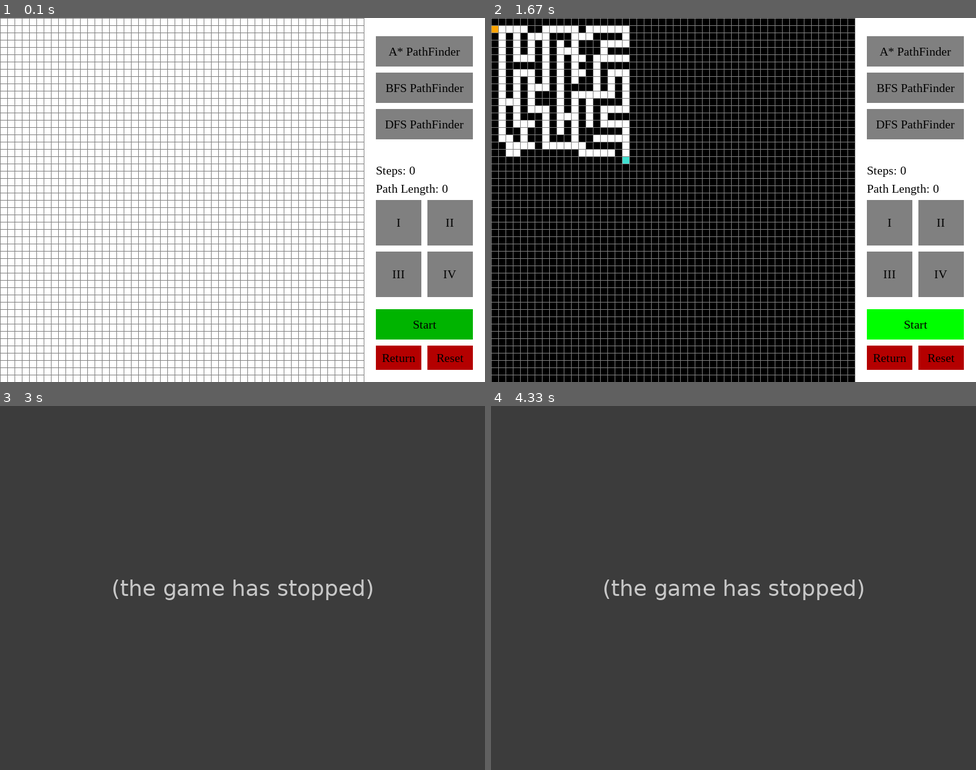
Above: before the commit, frames 1-4 (two rows, left to right).
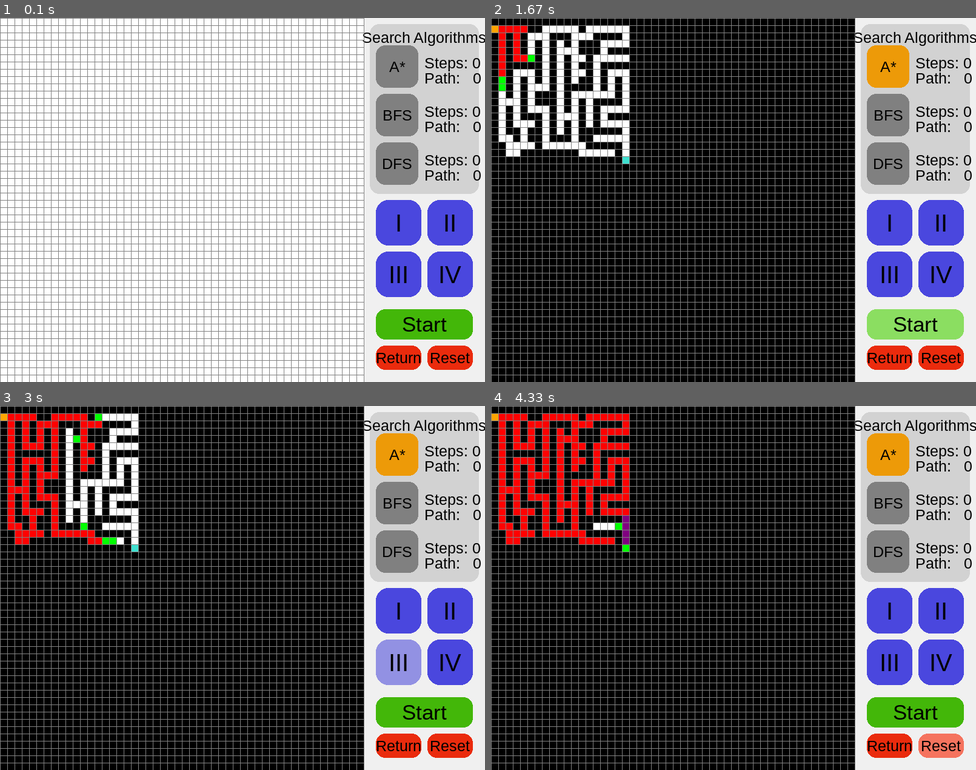
Above: after the commit, the same moments.

Repository: FelixBoegge/PathFinder_pygame
Game: pygame game, started from pathfinder.py
Two runs of this game, one before a commit and one after it. Both use one fixed random seed, a clock stepped at 60 frames per second and the inputs below.
Inputs (mouse positions are in pixels of both pictures, inside the frame that each line leads up to):
- Up to frame 1 (0.1 s): no input
- Up to frame 2 (1.67 s): click "Reset" at 0.38 s; click (888, 65) at 0.72 s, where only the run after the commit has a clickable "A*"; click "I" at 1.05 s; click "Start" at 1.38 s
- Up to frame 3 (3 s): click (397, 504) at 1.72 s, where only the run after the commit has a clickable "BFS"; click "II" at 2.05 s; click (368, 646) at 2.38 s; click (412, 682) at 2.72 s
- Up to frame 4 (4.33 s): click (883, 580) at 3.05 s; click "BFS" at 3.38 s; click "DFS" at 3.72 s; click "Reset" at 4.05 s

The runs differ from the first frame. In frame 1, 17% of the frame differs, in the area x 74-100%, y 1-97%; in frame 2, 18%; in frame 3, 100%, in the area x 0-100%, y 0-100%; in frame 4, 100%.
Error before the commit: UnboundLocalError: cannot access local variable 'start' where it is not associated with a va...; the game stopped at 2.05 s (later frames are placeholders)

Commit message:
make everything more beautiful steps and path for every algorithm individually played with different colors

Diff:
--- a/button.py
+++ b/button.py
@@ -2,11 +2,11 @@
 from pygame.locals import *
 
 pygame.init()
-button_font = pygame.font.SysFont('Constantia', 20)
+
 BLACK = (0, 0, 0)
 
 class Button:
-    def __init__(self, x, y, width, height, color, color_hover, color_selected, label, selected = False):
+    def __init__(self, x, y, width, height, color, color_hover, color_selected, label, font_size, radius, selected = False):
         self.x = x
         self.y = y
         self.width = width
@@ -15,6 +15,8 @@
         self.color_hover = color_hover
         self.color_selected = color_selected
         self.label = label
+        self.font_size = font_size
+        self.radius = radius
         self.selected = selected
 
 
@@ -23,12 +25,13 @@
         button_space = Rect(self.x, self.y, self.width, self.height)
 
         if button_space.collidepoint(pos) and not self.selected:
-            pygame.draw.rect(win, self.color_hover, button_space)
+            pygame.draw.rect(win, self.color_hover, button_space, border_radius=self.radius)
         else:
-            pygame.draw.rect(win, self.color, button_space)
+            pygame.draw.rect(win, self.color, button_space, border_radius=self.radius)
         if self.selected:
-            pygame.draw.rect(win, self.color_selected, button_space)
+            pygame.draw.rect(win, self.color_selected, button_space, border_radius=self.radius)
 
+        button_font = pygame.font.SysFont('Sans Serif', self.font_size)
         text = button_font.render(self.label, True, BLACK)
         text_length = text.get_width()
         text_height = text.get_height()
--- a/mazes.py
+++ b/mazes.py
@@ -56,7 +56,7 @@
 maze2 = [
     ["#", "#", "#", "#", "#", "#", "#", "#", "#", "#", "#", "#", "#", "#", "#", "#", "#", "#", "#", "#", "#", "#", "#", "#", "#", "#", "#", "#", "#", "#", "#", "#", "#", "#", "#", "#", "#", "#", "#", "#", "#", "#", "#", "#", "#", "#", "#", "#", "#", "#"],
     [" ", " ", "#", "#", "#", "#", "#", "#", "#", "#", "#", "#", "#", "#", "#", "#", "#", "#", "#", "#", "#", "#", "#", "#", "#", "#", "#", "#", "#", "#", "#", "#", "#", "#", "#", "#", "#", "#", "#", "#", "#", "#", "#", "#", "#", "#", "#", "#", "#", "#"],
-    ["#", "#", "#", "#", "#", "#", "#", "#", "#", "#", "#", "#", "#", "#", "#", "#", "#", "#", "#", "#", "#", "#", "#", "#", "#", "#", "#", "#", "#", "#", "#", "#", "#", "#", "#", "#", "#", "#", "#", "#", "#", "#", "#", "#", "#", "#", "#", "#", "#", "#"],
+    ["O", "X", "#", "#", "#", "#", "#", "#", "#", "#", "#", "#", "#", "#", "#", "#", "#", "#", "#", "#", "#", "#", "#", "#", "#", "#", "#", "#", "#", "#", "#", "#", "#", "#", "#", "#", "#", "#", "#", "#", "#", "#", "#", "#", "#", "#", "#", "#", "#", "#"],
     ["#", "#", "#", "#", "#", "#", "#", "#", "#", "#", "#", "#", "#", "#", "#", "#", "#", "#", "#", "#", "#", "#", "#", "#", "#", "#", "#", "#", "#", "#", "#", "#", "#", "#", "#", "#", "#", "#", "#", "#", "#", "#", "#", "#", "#", "#", "#", "#", "#", "#"],
     ["#", "#", "#", "#", "#", "#", "#", "#", "#", "#", "#", "#", "#", "#", "#", "#", "#", "#", "#", "#", "#", "#", "#", "#", "#", "#", "#", "#", "#", "#", "#", "#", "#", "#", "#", "#", "#", "#", "#", "#", "#", "#", "#", "#", "#", "#", "#", "#", "#", "#"],
     ["#", "#", "#", "#", "#", "#", "#", "#", "#", "#", "#", "#", "#", "#", "#", "#", "#", "#", "#", "#", "#", "#", "#", "#", "#", "#", "#", "#", "#", "#", "#", "#", "#", "#", "#", "#", "#", "#", "#", "#", "#", "#", "#", "#", "#", "#", "#", "#", "#", "#"],
--- a/pathfinder.py
+++ b/pathfinder.py
@@ -7,26 +7,32 @@
 
 pygame.init()
 
-
-WHITE = (255, 255, 255)
-BLACK = (0, 0, 0)
-
-GREY = (128, 128, 128)
-LIGHTGREY = (150, 150, 150)
-ORANGE = (255, 165, 0)
-
-RED = (255, 0, 0)
-DARKRED = (180, 0, 0)
-
-GREEN = (0, 255, 0)
-DARKGREEN = (0, 180, 0)
-
-SIZE = 600
-RIGHT_SPACE = 200
+WHITE = (255, 255, 255)             # background maze
+GREY = (130, 130, 130)              # grid
+GREY_SIDEBAR = (240, 240, 240)      # background sidebar
+GREY_ALGORITHM_BOX = (210, 210, 210)# background algorithm box
+BLACK = (0, 0, 0)                   # font color
+
+GREY_BUTTON = (128, 128, 128)       # algorithm button regular
+LIGHTGREY_BUTTON = (150, 150, 150)  # algorithm button hover
+ORANGE_SELECTED = (237, 154, 8)     # algorithm button selected
+
+BLUE = (74, 71, 222)                # default maze button regular
+BLUE_HOVER = (146, 145, 227)        # default maze button hover
+BLUE_SELECTED = (21, 17, 223)       # default maze button selected
+
+RED = (234, 43, 13)                 # return/ reset button regular
+RED_HOVER = (245,115, 94)           # return/ reset button hover
+
+GREEN = (67, 183, 9)            # start button regular
+GREEN_HOVER = (139, 222, 97)    # start button hover
+
+SIZE = 600                      # width and height of maze
+RIGHT_SPACE = 200               # width of sidebar
+
 WIN = pygame.display.set_mode((SIZE + RIGHT_SPACE, SIZE))
 pygame.display.set_caption('PathFinder')
 
-record_font = pygame.font.SysFont('Constantia', 20)
 
 def h(p1, p2):
     x1, y1 = p1
@@ -227,18 +233,29 @@
             pygame.draw.line(win, GREY, (j * gap, 0), (j * gap, size))
 
 
-def draw(win, grid, rows, size, buttons, steps, path_length):
+def draw(win, grid, rows, size, buttons, steps_astar, path_length_astar, steps_bfs, path_length_bfs, steps_dfs, path_length_dfs):
     win.fill(WHITE)
+    win.fill(GREY_SIDEBAR, (600, 0, 200, 600))
+    pygame.draw.rect(win, GREY_ALGORITHM_BOX, (610, 10, 180, 280), border_radius=15)
 
     for row in grid:
         for spot in row:
             spot.draw(win)
 
+    algorithm_header_font = pygame.font.SysFont('Sans Serif', 25)
+    algorithm_header = algorithm_header_font.render('Search Algorithms', True, BLACK)
+    win.blit(algorithm_header, ((SIZE + (RIGHT_SPACE/2))-(algorithm_header.get_width()/2), 18))
+
     for button in buttons:
         buttons[button].draw_button(win)
 
-    win.blit(record_font.render(f'Steps: {steps}', True, BLACK), (620, 240))
-    win.blit(record_font.render(f'Path Length: {path_length}', True, BLACK), (620, 270))
+    record_font = pygame.font.SysFont('Sans Serif', 25)
+    win.blit(record_font.render(f'Steps: {steps_astar}', True, BLACK), (700, 60))
+    win.blit(record_font.render(f'Path:   {path_length_astar}', True, BLACK), (700, 85))
+    win.blit(record_font.render(f'Steps: {steps_bfs}', True, BLACK), (700, 140))
+    win.blit(record_font.render(f'Path:   {path_length_bfs}', True, BLACK), (700, 165))
+    win.blit(record_font.render(f'Steps: {steps_dfs}', True, BLACK), (700, 220))
+    win.blit(record_font.render(f'Path:   {path_length_dfs}', True, BLACK), (700, 245))
 
     draw_grid(win, rows, size)
     pygame.display.update()
@@ -254,16 +271,16 @@
 
 def create_buttons():
     buttons = {}
-    buttons['astar'] = Button(620, 30, 160, 50, GREY, LIGHTGREY, ORANGE, 'A* PathFinder')
-    buttons['BFS'] = Button(620, 90, 160, 50, GREY, LIGHTGREY, ORANGE, 'BFS PathFinder')
-    buttons['DFS'] = Button(620, 150, 160, 50, GREY, LIGHTGREY, ORANGE, 'DFS PathFinder')
-    buttons['start'] = Button(620, 480, 160, 50, DARKGREEN, GREEN, ORANGE, 'Start')
-    buttons['return'] = Button(620, 540, 75, 40, DARKRED, RED, ORANGE, 'Return')
-    buttons['reset'] = Button(705, 540, 75, 40, DARKRED, RED, ORANGE, 'Reset')
-    buttons['maze1'] = Button(620, 300, 75, 75, GREY, LIGHTGREY, ORANGE, 'I')
-    buttons['maze2'] = Button(705, 300, 75, 75, GREY, LIGHTGREY, ORANGE, 'II')
-    buttons['maze3'] = Button(620, 385, 75, 75, GREY, LIGHTGREY, ORANGE, 'III')
-    buttons['maze4'] = Button(705, 385, 75, 75, GREY, LIGHTGREY, ORANGE, 'IV')
+    buttons['astar'] = Button(620, 45, 70, 70, GREY_BUTTON, LIGHTGREY_BUTTON, ORANGE_SELECTED, 'A*', 25, 15)
+    buttons['BFS'] = Button(620, 125, 70, 70, GREY_BUTTON, LIGHTGREY_BUTTON, ORANGE_SELECTED, 'BFS', 25, 15)
+    buttons['DFS'] = Button(620, 205, 70, 70, GREY_BUTTON, LIGHTGREY_BUTTON, ORANGE_SELECTED, 'DFS', 25, 15)
+    buttons['start'] = Button(620, 480, 160, 50, GREEN, GREEN_HOVER, ORANGE_SELECTED, 'Start', 35, 15)
+    buttons['return'] = Button(620, 540, 75, 40, RED, RED_HOVER, ORANGE_SELECTED, 'Return', 25, 15)
+    buttons['reset'] = Button(705, 540, 75, 40, RED, RED_HOVER, ORANGE_SELECTED, 'Reset', 25, 15)
+    buttons['maze1'] = Button(620, 300, 75, 75, BLUE, BLUE_HOVER, BLUE_SELECTED, 'I', 40, 20)
+    buttons['maze2'] = Button(705, 300, 75, 75, BLUE, BLUE_HOVER, BLUE_SELECTED, 'II', 40, 20)
+    buttons['maze3'] = Button(620, 385, 75, 75, BLUE, BLUE_HOVER, BLUE_SELECTED, 'III', 40, 20)
+    buttons['maze4'] = Button(705, 385, 75, 75, BLUE, BLUE_HOVER, BLUE_SELECTED, 'IV', 40, 20)
     return buttons
 
 
@@ -290,10 +307,14 @@
     start = None
     end = None
     run= True
-    steps = 0
-    path_length = 0
+    steps_astar = 0
+    path_length_astar = 0
+    steps_bfs = 0
+    path_length_bfs = 0
+    steps_dfs = 0
+    path_length_dfs = 0
     while run:
-        draw(win, grid, ROWS, size, buttons, steps, path_length)
+        draw(win, grid, ROWS, size, buttons, steps_astar, path_length_astar, steps_bfs, path_length_bfs, steps_dfs, path_length_dfs)
         for event in pygame.event.get():
             if event.type == pygame.QUIT:
                 run = False
@@ -372,18 +393,28 @@
                             spot.update_neighbors(grid)
 
                     if buttons['astar'].selected:
-                        steps, path_length = a_star(lambda: draw(win, grid, ROWS, size, buttons, steps=0, path_length=0), grid, start, end, buttons)
+                        steps_astar, path_length_astar = a_star(lambda: draw(win, grid, ROWS, size, buttons, \
+                                                                             steps_astar=0, path_length_astar=0, \
+                                                                             steps_bfs=0, path_length_bfs=0, \
+                                                                             steps_dfs=0, path_length_dfs=0),\
+                                                                grid, start, end, buttons)
                     if buttons['BFS'].selected:
-                        steps, path_length = BFS(lambda: draw(win, grid, ROWS, size, buttons, steps=0, path_length=0), grid, start, end, buttons)
+                        steps_bfs, path_length_bfs = BFS(lambda: draw(win, grid, ROWS, size, buttons, \
+                                                                             steps_astar=0, path_length_astar=0, \
+                                                                             steps_bfs=0, path_length_bfs=0, \
+                                                                             steps_dfs=0, path_length_dfs=0),\
+                                                         grid, start, end, buttons)
                     if buttons['DFS'].selected:
-                        steps, path_length = DFS(lambda: draw(win, grid, ROWS, size, buttons, steps=0, path_length=0),grid, start, end, buttons)
+                        steps_dfs, path_length_dfs = DFS(lambda: draw(win, grid, ROWS, size, buttons, \
+                                                                             steps_astar=0, path_length_astar=0, \
+                                                                             steps_bfs=0, path_length_bfs=0, \
+                                                                             steps_dfs=0, path_length_dfs=0),\
+                                                         grid, start, end, buttons)
 
                 elif pos[0] > buttons['return'].x \
                     and pos[0] < (buttons['return'].x + buttons['return'].width) \
                     and pos[1] > buttons['return'].y \
                     and pos[1] < (buttons['return'].y + buttons['return'].height):
-                    steps = 0
-                    path_length = 0
                     for i in range(len(grid)):
                         for j in range(len(grid)):
                             if grid[i][j].is_open() or grid[i][j].is_closed() or grid[i][j].is_path():
@@ -393,8 +424,12 @@
                     and pos[0] < (buttons['reset'].x + buttons['reset'].width) \
                     and pos[1] > buttons['reset'].y \
                     and pos[1] < (buttons['reset'].y + buttons['reset'].height):
-                    steps = 0
-                    path_length = 0
+                    steps_astar = 0
+                    steps_bfs = 0
+                    steps_dfs = 0
+                    path_length_astar = 0
+                    path_length_bfs = 0
+                    path_length_dfs = 0
                     start = None
                     end = None
                     grid = make_grid(ROWS, size)
